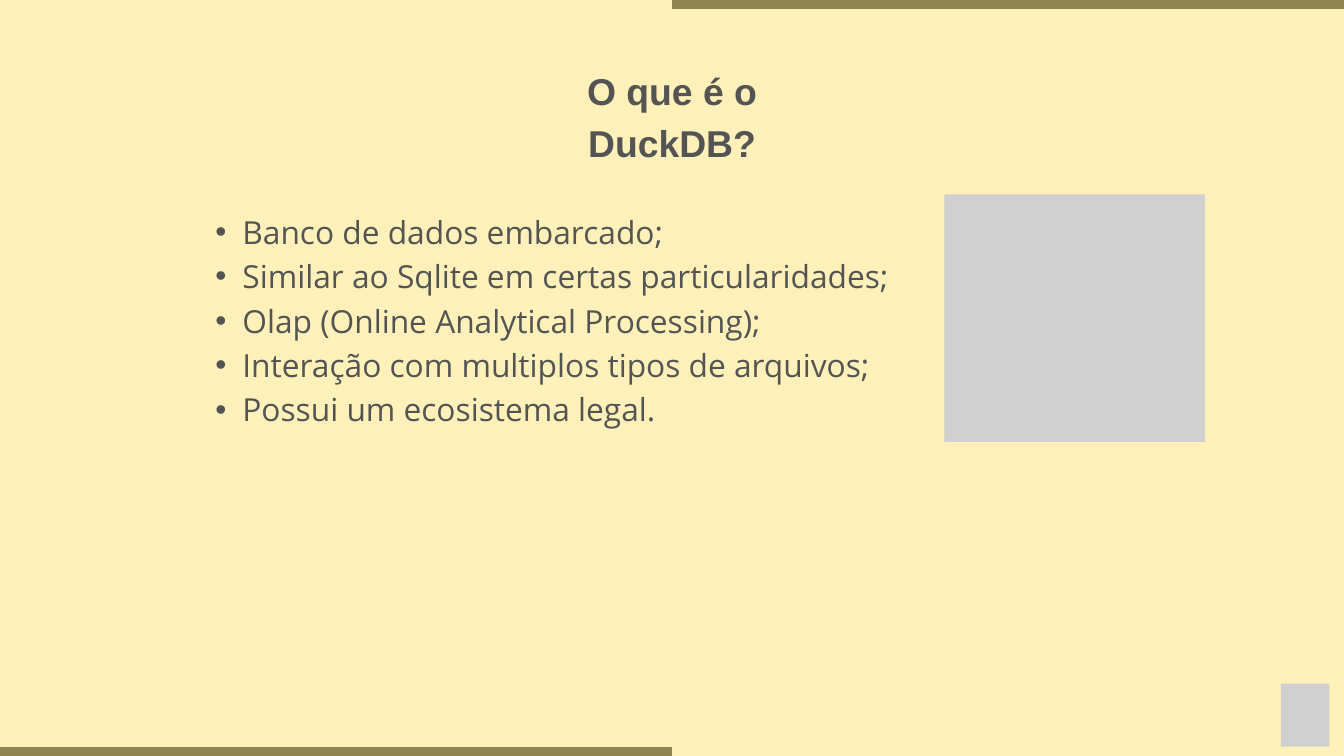
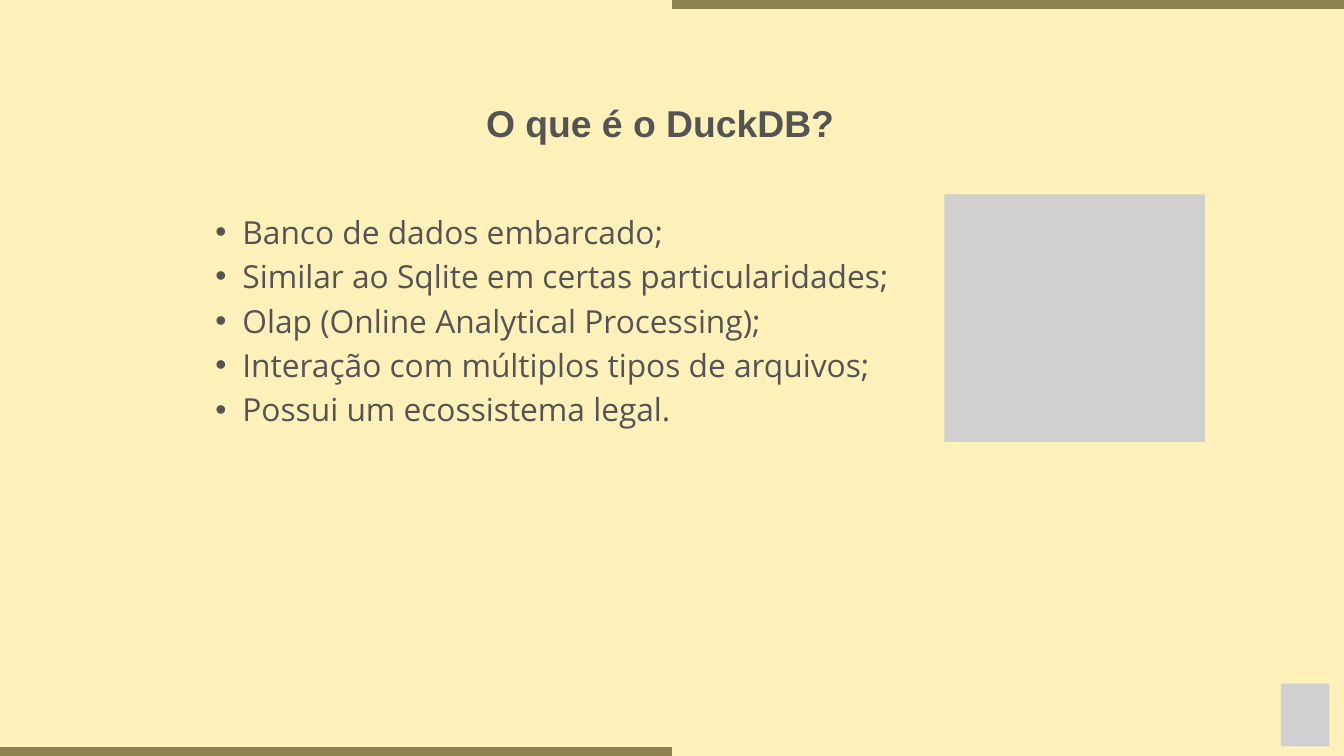
Before and after one commit to Kayo-Gabriel/DuckDB, a slide deck: slide 2 of DuckDB_054536.pptx. Drawn at 1344x756 pixels with LibreOffice and Linux fonts; fonts in the diff are those of the drawing; grey boxes stand for pictures. Boxes give left, top, right and bottom in pixels: in the first picture for what was removed or moved away, otherwise in the second. Text is boxed around its words. In the diff, an @@ line names an element or a change of style, - is before the commit and + after.

```diff
--- a/DuckDB_054536.pptx
+++ b/DuckDB_054536.pptx
@@ text "O que é o DuckDB?" rewrapped from (x1=587, y1=77, x2=757, y2=158) to (x1=486, y1=109, x2=834, y2=145) @@
@@ text at (x1=242, y1=352, x2=869, y2=429): text changed @@
-  • Interação com multiplos tipos de arquivos;
-  • Possui um ecosistema legal.
+  • Interação com múltiplos tipos de arquivos;
+  • Possui um ecossistema legal.
```
Also in this commit, not shown: 6 other slides changed.
